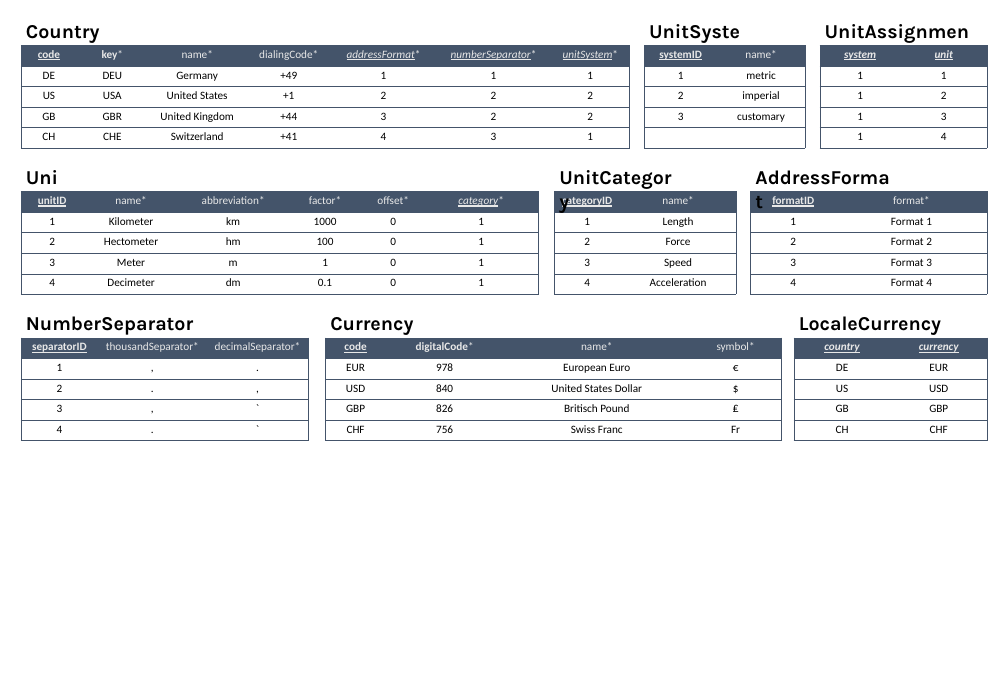
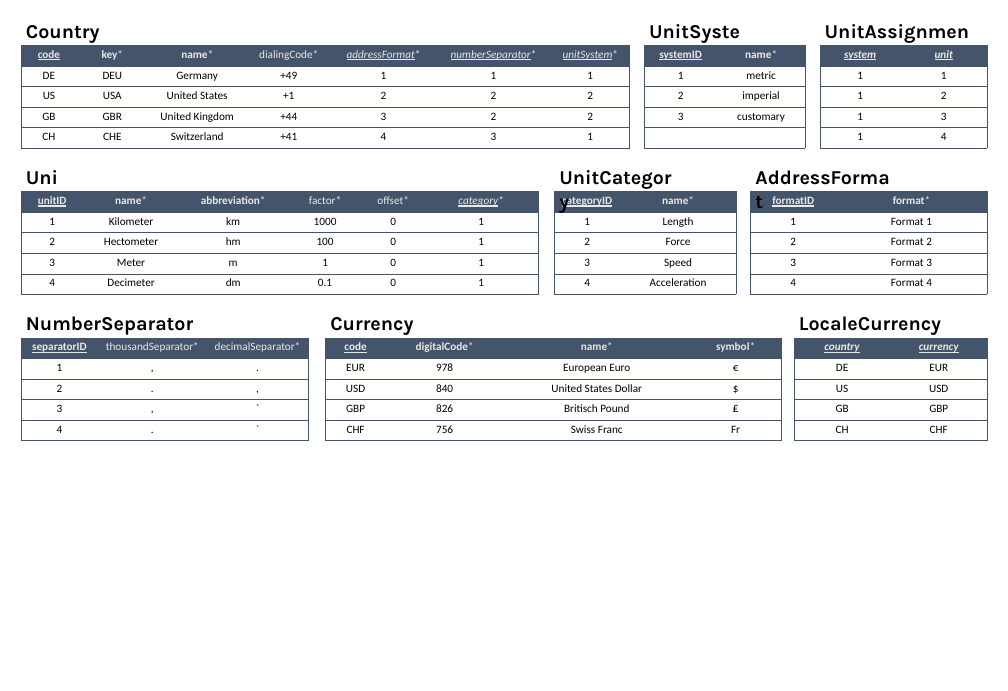
Before and after one commit to DonColon/appman-api-spec, a slide deck: slide 12 of docs/Appman - Data Model.pptx. Drawn at 1008x691 pixels with LibreOffice and Linux fonts; fonts in the diff are those of the drawing. Boxes give left, top, right and bottom in pixels: in the first picture for what was removed or moved away, otherwise in the second. Text is boxed around its words. In the diff, an @@ line names an element or a change of style, - is before the commit and + after.

```diff
--- a/docs/Appman - Data Model.pptx
+++ b/docs/Appman - Data Model.pptx
@@ table at <box>21,46,630,148</box> @@
@@ bold on in "name*" @@
@@ table at <box>644,46,805,148</box> @@
@@ bold on in "name*" @@
@@ table at <box>21,191,538,294</box> @@
@@ bold on in "name*", "abbreviation*" @@
@@ table at <box>554,191,736,294</box> @@
@@ bold on in "name*" @@
@@ table at <box>751,191,987,294</box> @@
@@ bold on in "format*" @@
@@ table at <box>325,337,781,440</box> @@
@@ bold on in "name*", "symbol*" @@
```
Also in this commit, not shown: 7 other slides changed, 13 other files.
